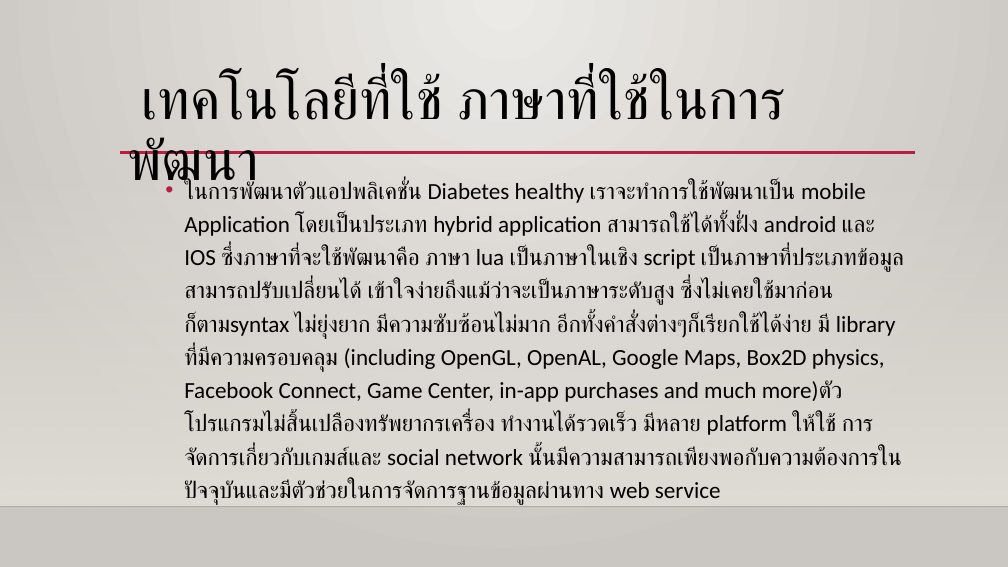
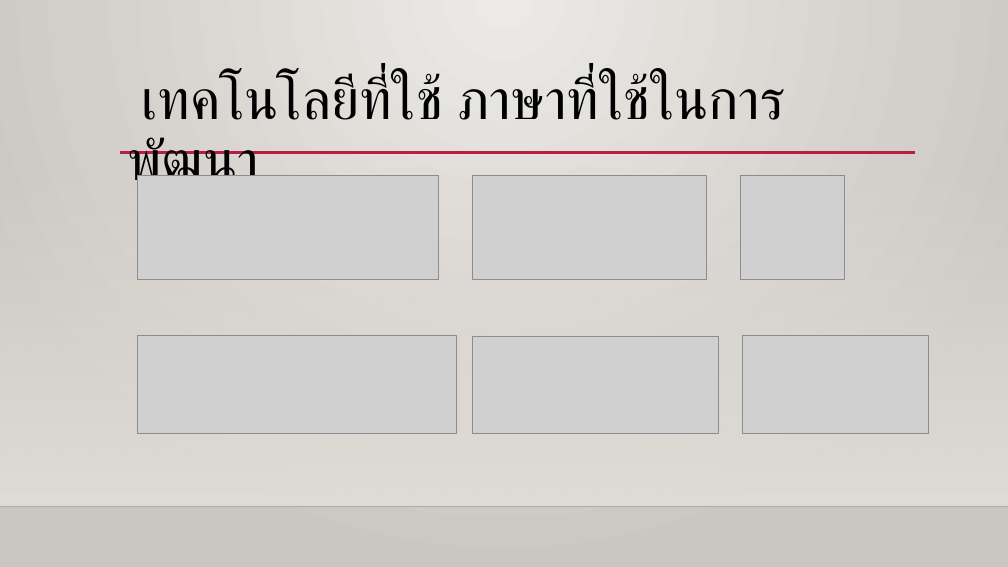
Before and after one commit to MrKriKri/project1, a slide deck: slide 7 of Diabetes Healthy.pptx (slide 5 before the commit). Drawn at 1008x567 pixels with LibreOffice and Linux fonts; fonts in the diff are those of the drawing; grey boxes stand for pictures; background and template pictures are left out. Boxes give left, top, right and bottom in pixels: in the first picture for what was removed or moved away, otherwise in the second. Text is boxed around its words. In the diff, an @@ line names an element or a change of style, - is before the commit and + after.

Commit message:
update ppt version2.0

```diff
--- a/Diabetes Healthy.pptx
+++ b/Diabetes Healthy.pptx
@@ picture added at (138, 175, 439, 280) @@
@@ picture added at (473, 175, 706, 279) @@
@@ picture added at (740, 175, 844, 279) @@
@@ text removed at (184, 180, 904, 505) @@
-  • ในการพัฒนาตัวแอปพลิเคชั่น Diabetes healthy เราจะทำการใช้พัฒนาเป็น mobile Application โดยเป็นประเภท hybrid application สามารถใช้ได้ทั้งฝั่ง android และ IOS ซึ่งภาษาที่จะใช้พัฒนาคือ ภาษา lua เป็นภาษาในเชิง script เป็นภาษาที่ประเภทข้อมูลสามารถปรับเปลี่ยนได้ เข้าใจง่ายถึงแม้ว่าจะเป็นภาษาระดับสูง ซึ่งไม่เคยใช้มาก่อนก็ตามsyntax ไม่ยุ่งยาก มีความซับซ้อนไม่มาก อีกทั้งคำสั่งต่างๆก็เรียกใช้ได้ง่าย มี library ที่มีความครอบคลุม (including OpenGL, OpenAL, Google Maps, Box2D physics, Facebook Connect, Game Center, in-app purchases and much more)ตัวโปรแกรมไม่สิ้นเปลืองทรัพยากรเครื่อง ทำงานได้รวดเร็ว มีหลาย platform ให้ใช้ การจัดการเกี่ยวกับเกมส์และ social network นั้นมีความสามารถเพียงพอกับความต้องการในปัจจุบันและมีตัวช่วยในการจัดการฐานข้อมูลผ่านทาง web service
@@ picture added at (138, 336, 457, 433) @@
@@ picture added at (473, 337, 718, 433) @@
@@ picture added at (743, 336, 929, 433) @@
```
Also in this commit, not shown: 1 other slide changed, 4 slides added, 4 slides removed, 10 other files.
